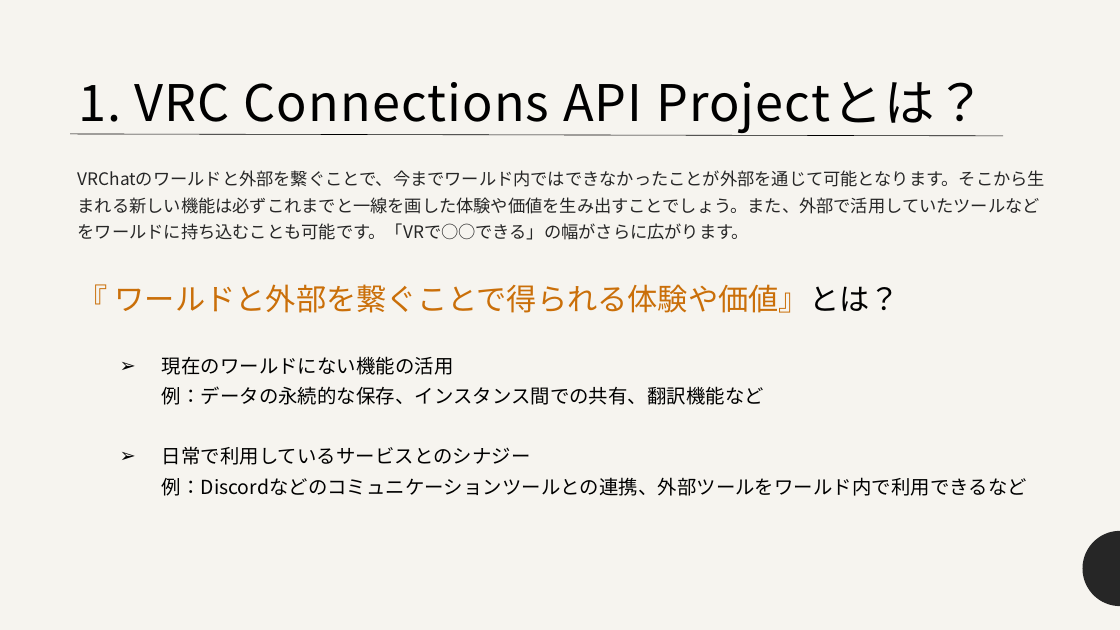
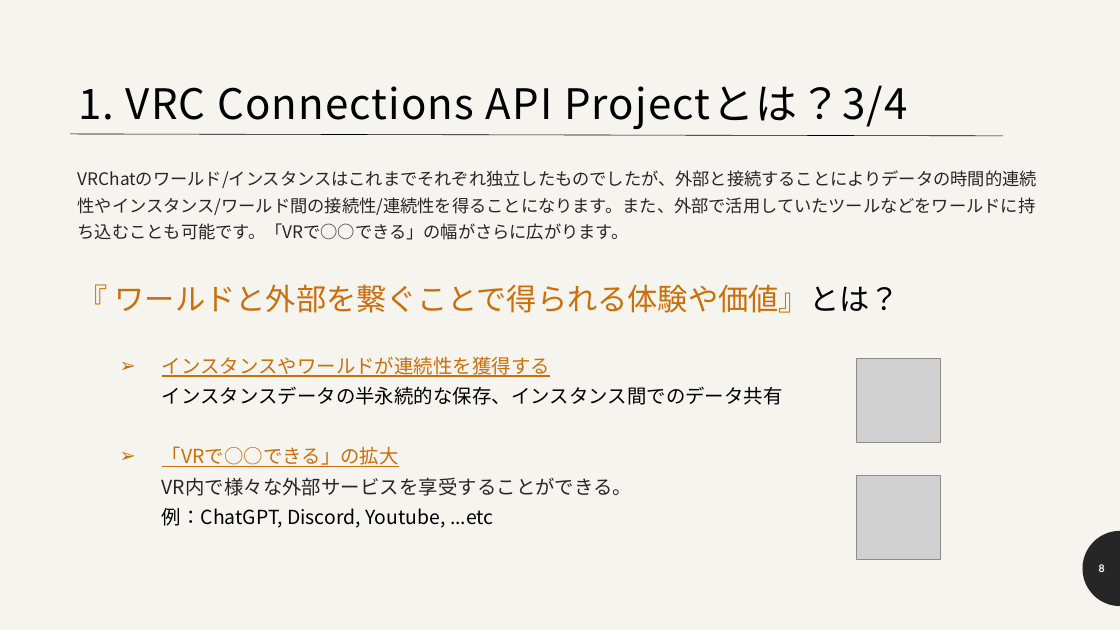
Before and after one commit to nHaruka-git/VRC-Connestions-API-Project-Public-Resources, a slide deck: slide 8 of 対外紹介資料.pptx (slide 4 before the commit). Drawn at 1120x630 pixels with LibreOffice and Linux fonts; fonts in the diff are those of the drawing; grey boxes stand for pictures. Boxes give left, top, right and bottom in pixels: in the first picture for what was removed or moved away, otherwise in the second. Text is boxed around its words. In the diff, an @@ line names an element or a change of style, - is before the commit and + after.

```diff
--- a/対外紹介資料.pptx
+++ b/対外紹介資料.pptx
@@ title at (78, 85, 907, 129): text changed; size 43.2 to 36 pt @@
-1. VRC Connections API Projectとは？
+1. VRC Connections API Projectとは？3/4
@@ text at (78, 170, 1037, 240): text changed @@
-VRChatのワールドと外部を繋ぐことで、今までワールド内ではできなかったことが外部を通じて可能となります。そこから生まれる新しい機能は必ずこれまでと一線を画した体験や価値を生み出すことでしょう。また、外部で活用していたツールなどをワールドに持ち込むことも可能です。「VRで○○できる」の幅がさらに広がります。
+VRChatのワールド/インスタンスはこれまでそれぞれ独立したものでしたが、外部と接続することによりデータの時間的連続性やインスタンス/ワールド間の接続性/連続性を得ることになります。また、外部で活用していたツールなどをワールドに持ち込むことも可能です。「VRで○○できる」の幅がさらに広がります。
@@ text at (162, 356, 783, 528): text changed @@
-  ➢ 現在のワールドにない機能の活用
-    例：データの永続的な保存、インスタンス間での共有、翻訳機能など
-  ➢ 日常で利用しているサービスとのシナジー
-    例：Discordなどのコミュニケーションツールとの連携、外部ツールをワールド内で利用できるなど
+  ➢ インスタンスやワールドが連続性を獲得する
+    インスタンスデータの半永続的な保存、インスタンス間でのデータ共有
+  ➢ 「VRで○○できる」の拡大
+    VR内で様々な外部サービスを享受することができる。
+    例：ChatGPT, Discord, Youtube, ...etc
@@ picture added at (857, 359, 941, 443) @@
@@ picture added at (857, 476, 941, 560) @@
@@ page number added at (1099, 564, 1105, 572), 9 pt, text #FFFFFF, bold @@
+8
```
Also in this commit, not shown: 6 other slides changed, 10 slides added, 2 slides removed, 25 other files.
